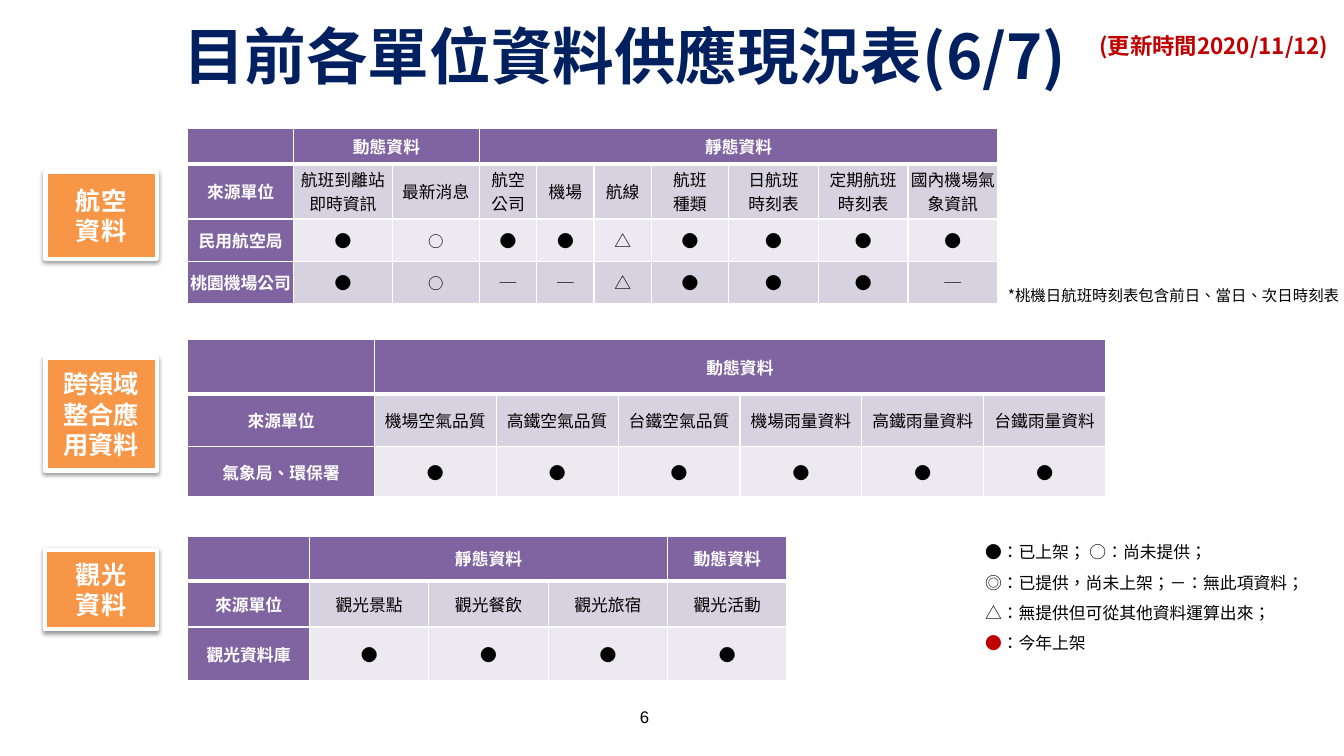
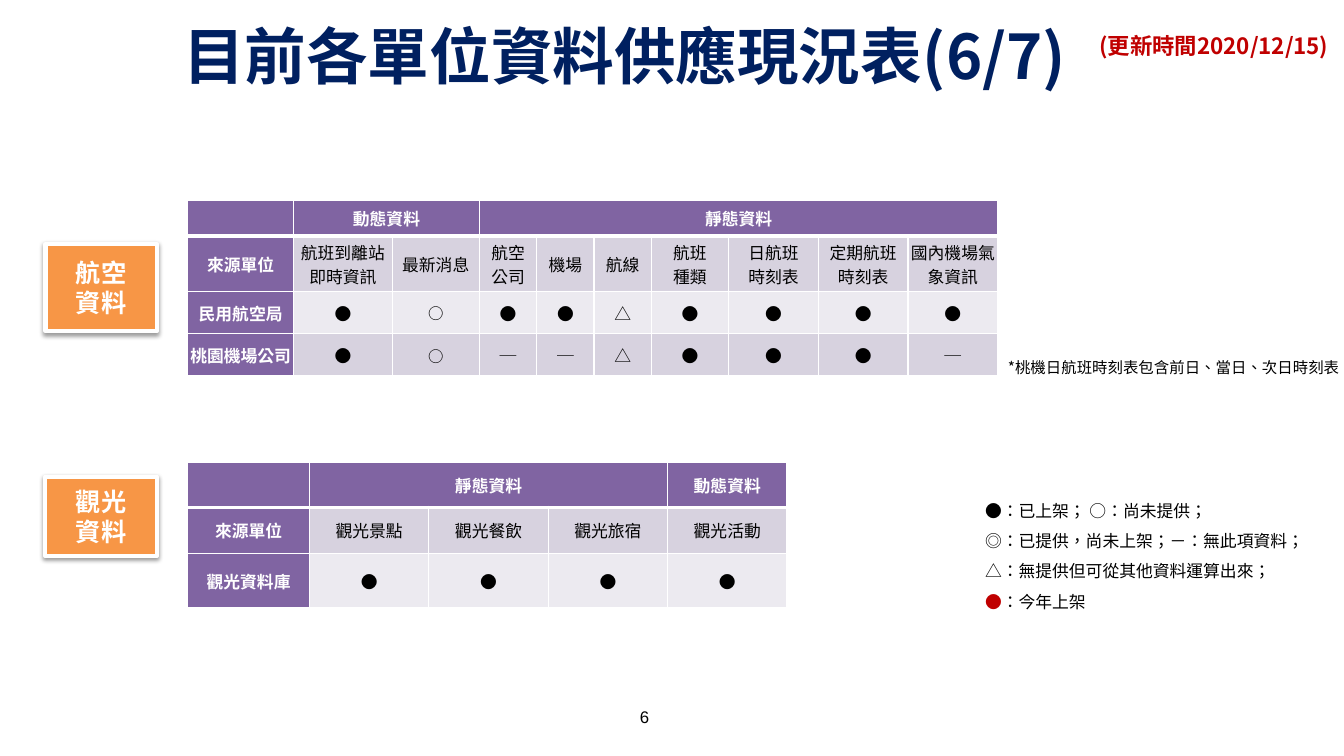
Before and after one commit to ptxmotc/data-provide-status, a slide deck: slide 6 of 各單位資料供應現況表.pptx. Drawn at 1344x756 pixels with LibreOffice and Linux fonts; fonts in the diff are those of the drawing; background and template pictures are left out. Boxes give left, top, right and bottom in pixels: in the first picture for what was removed or moved away, otherwise in the second. Text is boxed around its words. In the diff, an @@ line names an element or a change of style, - is before the commit and + after.

```diff
--- a/各單位資料供應現況表.pptx
+++ b/各單位資料供應現況表.pptx
@@ text at (1100,35,1329,59): text changed @@
-(更新時間2020/11/12)
+(更新時間2020/12/15)
@@ rectangle removed at (45,358,157,471) @@
-跨領域整合應用資料
@@ table removed at (188,340,1106,497), 3 rows, 7 columns @@
- | 動態資料 |  |  |  |  | 
-來源單位 | 機場空氣品質 | 高鐵空氣品質 | 台鐵空氣品質 | 機場雨量資料 | 高鐵雨量資料 | 台鐵雨量資料
-氣象局、環保署 | ● | ● | ● | ● | ● | ●
@@ 1 table, 1 rectangle, 1 text: place and size @@
-1 table, 1 rectangle, 1 text at (45,128,1339,303)
+1 table, 1 rectangle, 1 text at (45,201,1339,376)
@@ rectangle "觀光": place and size @@
-rectangle "觀光" at (45,551,157,630)
+rectangle "觀光" at (45,477,157,557)
@@ table: place and size @@
-table at (188,536,785,682)
+table at (188,463,785,608)
@@ text "●：已上架； ○：尚未提供；" rewrapped from (985,544,1270,651) to (985,503,1304,610) @@
```
Also in this commit, not shown: 6 other slides changed, 2 slides added, 1 other file.
